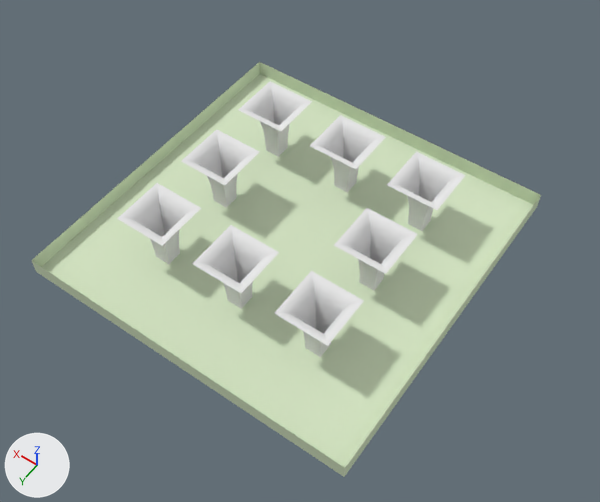
What one commit did to the Blender file data/levels/fountain/fountain.blend.
One viewpoint serves both versions: a 50 mm lens placed at (-34.4, 47.0, 72.1), pointed at (-1.9, 1.6, 0.7). The lights are fixed; the arrows at lower left show +X, +Y and +Z.
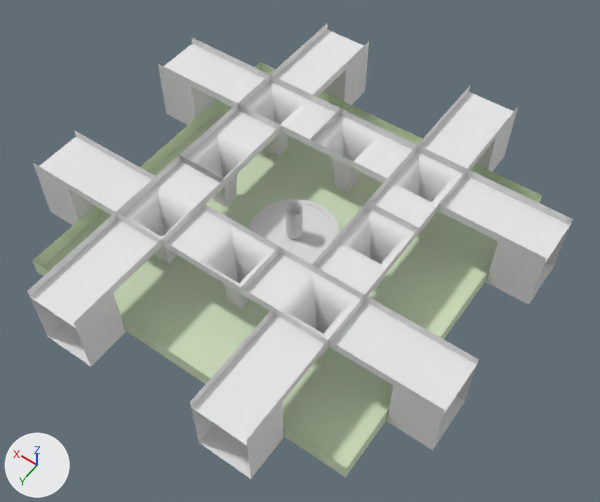
Patch to the scene script:
```diff
--- a/data/levels/fountain/fountain.blend.py
+++ b/data/levels/fountain/fountain.blend.py
@@ me_column @@
 # used by ob_curve_007; location = (-0.6, -9.6, 1.3); rotation_euler = (1.571, 0.0, -0.785), in degrees (90, 0, -45)
-me_column.from_pydata(...)  # 80 vertices, 76 faces; spans x -3.71..4.95, y -1.29..5.71, z -4.33..4.33
+me_column.from_pydata(...)  # 88 vertices, 83 faces; spans x -7.07..4.33, y -3.5..4.5, z -7.07..4.33
+# me_column part 1: the whole mesh is rebuilt
 me_column.materials.append(mat_material)
@@ ob_curve_007 @@
 ob_curve_007 = bpy.data.objects.new('Curve.007', me_column)
-ob_curve_007.location = (-0.6, -9.6, 1.3)
-ob_curve_007.rotation_euler = (1.571, 0.0, -0.785)  # degrees (90, 0, -45)
+ob_curve_007.location = (-0.1, -10.0, 3.5)
+ob_curve_007.rotation_euler = (1.571, 0.0, 0.785)  # degrees (90, 0, 45)
@@ ob_curve_006 @@
 ob_curve_006 = bpy.data.objects.new('Curve.006', me_column)
-ob_curve_006.location = (-0.6, 10.4, 1.3)
-ob_curve_006.rotation_euler = (1.571, 0.0, -0.785)  # degrees (90, 0, -45)
+ob_curve_006.location = (-0.1, 10.0, 3.5)
+ob_curve_006.rotation_euler = (1.571, 0.0, -2.356)  # degrees (90, 0, -135)
@@ ob_curve_005 @@
 ob_curve_005 = bpy.data.objects.new('Curve.005', me_column)
-ob_curve_005.location = (9.4, 10.4, 1.3)
-ob_curve_005.rotation_euler = (1.571, 0.0, -0.785)  # degrees (90, 0, -45)
+ob_curve_005.location = (9.9, 10.0, 3.5)
+ob_curve_005.rotation_euler = (1.571, 0.0, 2.356)  # degrees (90, 0, 135)
@@ ob_curve_004 @@
 ob_curve_004 = bpy.data.objects.new('Curve.004', me_column)
-ob_curve_004.location = (9.4, 0.4, 1.3)
-ob_curve_004.rotation_euler = (1.571, 0.0, -0.785)  # degrees (90, 0, -45)
+ob_curve_004.location = (9.9, 0.0, 3.5)
+ob_curve_004.rotation_euler = (1.571, 0.0, 2.356)  # degrees (90, 0, 135)
@@ ob_curve_002 @@
 ob_curve_002 = bpy.data.objects.new('Curve.002', me_column)
-ob_curve_002.location = (-10.6, -9.6, 1.3)
+ob_curve_002.location = (-10.1, -10.0, 3.5)
 ob_curve_002.rotation_euler = (1.571, 0.0, -0.785)  # degrees (90, 0, -45)
@@ ob_curve_001 @@
 ob_curve_001 = bpy.data.objects.new('Curve.001', me_column)
-ob_curve_001.location = (-10.6, 0.4, 1.3)
+ob_curve_001.location = (-10.1, 0.0, 3.5)
 ob_curve_001.rotation_euler = (1.571, 0.0, -0.785)  # degrees (90, 0, -45)
@@ ob_curve @@
 ob_curve = bpy.data.objects.new('Curve', me_column)
-ob_curve.location = (-10.6, 10.4, 1.3)
-ob_curve.rotation_euler = (1.571, 0.0, -0.785)  # degrees (90, 0, -45)
+ob_curve.location = (-10.1, 10.0, 3.5)
+ob_curve.rotation_euler = (1.571, 0.0, -2.356)  # degrees (90, 0, -135)
@@ ob_ground @@
 ob_ground = bpy.data.objects.new('Ground', me_ground)
-ob_ground.location = (0.0, 0.0, 0.0)
+ob_ground.location = (-0.1, 0.0, 0.0)
 ob_ground.scale = (3.5, 3.5, 1.0)
@@ ob_curve_008 @@
+ob_curve_008 = bpy.data.objects.new('Curve.008', me_cornerupperceiling)  # 30 vertices, 20 faces; spans x -12.8..12.8, y -3.5..4.5, z 0.0..12.8; in mat_material (white #e7e7e7)
+ob_curve_008.location = (-10.1, -10.0, 3.5)
+ob_curve_008.rotation_euler = (1.571, 0.0, -0.785)  # degrees (90, 0, -45)
@@ ob_curve_009 @@
+ob_curve_009 = bpy.data.objects.new('Curve.009', me_cornerupperceiling)  # 30 vertices, 20 faces; spans x -12.8..12.8, y -3.5..4.5, z 0.0..12.8; in mat_material (white #e7e7e7)
+ob_curve_009.location = (-10.1, 10.0, 3.5)
+ob_curve_009.rotation_euler = (1.571, 0.0, -2.356)  # degrees (90, 0, -135)
@@ ob_curve_010 @@
+ob_curve_010 = bpy.data.objects.new('Curve.010', me_cornerupperceiling)  # 30 vertices, 20 faces; spans x -12.8..12.8, y -3.5..4.5, z 0.0..12.8; in mat_material (white #e7e7e7)
+ob_curve_010.location = (9.9, 10.0, 3.5)
+ob_curve_010.rotation_euler = (1.571, 0.0, -3.927)  # degrees (90, 0, -225)
@@ ob_curve_011 @@
+ob_curve_011 = bpy.data.objects.new('Curve.011', me_cornerupperceiling)  # 30 vertices, 20 faces; spans x -12.8..12.8, y -3.5..4.5, z 0.0..12.8; in mat_material (white #e7e7e7)
+ob_curve_011.location = (9.9, -10.0, 3.5)
+ob_curve_011.rotation_euler = (1.571, 0.0, -5.498)  # degrees (90, 0, -315)
@@ ob_tube @@
+ob_tube = bpy.data.objects.new('Tube', me_fountain)  # 289 vertices, 288 faces; spans x -5.1..5.1, y -5.1..5.1, z -3.8..-0.2; in mat_material_001 (white #e7e7e7)
+ob_tube.location = (0.0, 0.0, 1.0)
@@ ob_tube_001 @@
+ob_tube_001 = bpy.data.objects.new('Tube.001', me_fountain_001)  # 64 vertices, 32 faces; spans x -0.9..0.9, y -0.9..0.9, z 0.0..4.0; in mat_material_001 (white #e7e7e7)
+ob_tube_001.location = (0.0, 0.0, 1.0)
@@ ob_watersurface @@
+ob_watersurface = bpy.data.objects.new('WaterSurface', me_watersurface)  # 33 vertices, 32 faces; spans x -4.82..4.82, y -4.82..4.82, z -0.3; in mat_matwater (its picture is missing)
+ob_watersurface.location = (0.0, 0.0, 1.0)
```

Boxes (x1, y1, x2, y2) around the edits, measured in the pictures (600 x 502 px; the box of a moved part takes in the faces that stretch with it):
'Ground', moved: before (31, 62, 541, 477); after (33, 62, 542, 477)
'Curve.009', added: after (190, 295, 479, 479)
'Curve.010', added: after (27, 130, 162, 367)
'Curve.008', added: after (418, 86, 573, 305)
'Curve.011', added: after (158, 23, 369, 125)
'Curve', reshaped, moved, turned: before (274, 271, 364, 357); after (241, 246, 365, 357)
'Curve.006', reshaped, moved, turned: before (192, 225, 279, 309); after (161, 202, 279, 309)
'Curve.005', reshaped, moved, turned: before (117, 183, 201, 264); after (115, 155, 225, 264)
'Curve.001', reshaped, moved (27% wider, 14% taller): before (334, 208, 418, 290); after (312, 202, 419, 296)
'Curve.004', reshaped, moved, turned: before (181, 129, 259, 208); after (180, 103, 281, 208)
'Curve.002', reshaped, moved (26% wider, 12% taller): before (387, 152, 466, 231); after (367, 145, 467, 234)
'Curve.007', reshaped, moved, turned: before (310, 115, 386, 193); after (309, 109, 417, 193)
'WaterSurface', added: after (253, 203, 336, 264)
'Tube.001', added: after (286, 202, 303, 239)
'Tube', added: after (249, 199, 340, 265)
part 1 of me_column, moved or reshaped: before (117, 81, 466, 357); after (115, 75, 467, 357)
